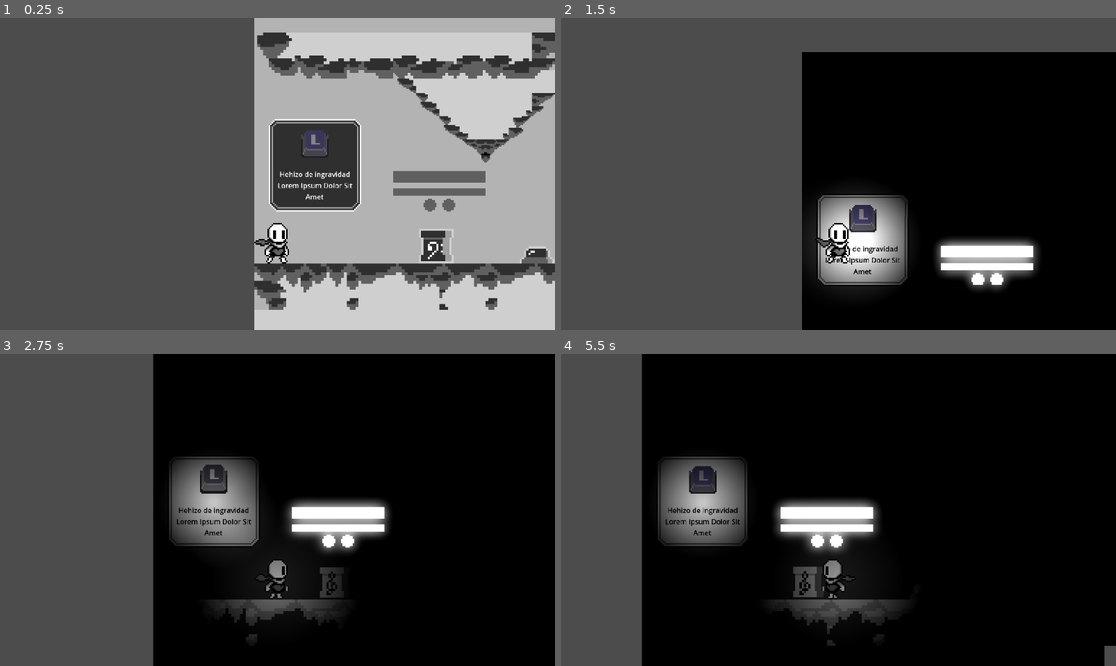
Above: before the commit, frames 1-4 (two rows, left to right).
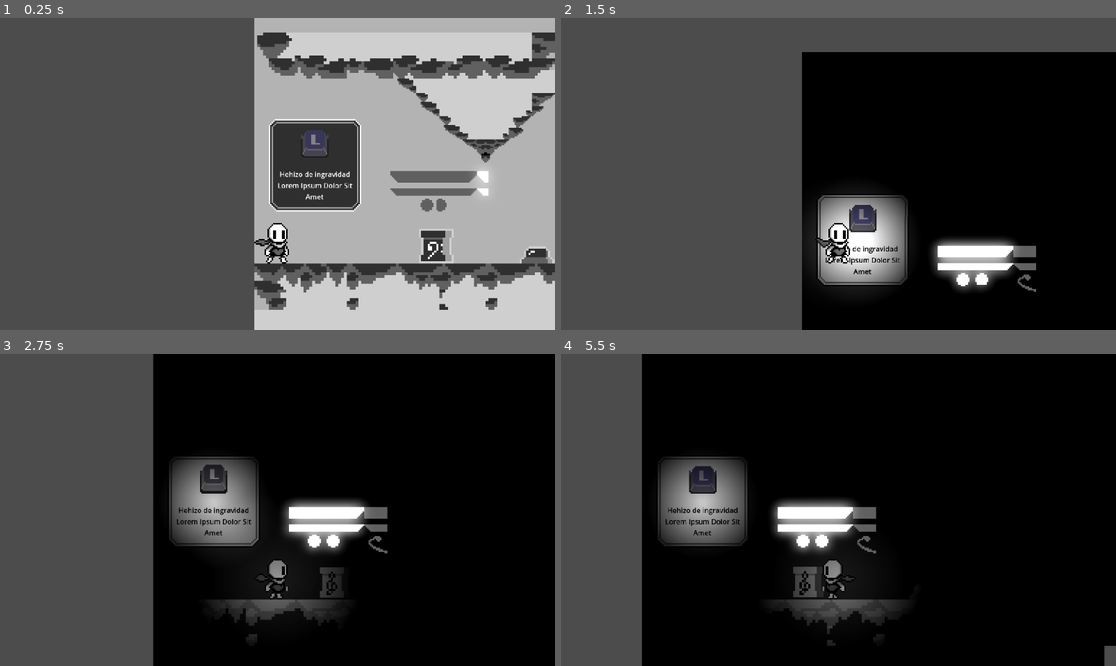
Above: after the commit, the same moments.

Repository: R2d2cruz/4d4hGame
Game: Godot game, scene res://scenes/worlds/mundo.tscn
Same seed, same stepped clock (60 frames per second), same inputs: the game is played once before the commit and once after it.
Inputs:
- Up to frame 1 (0.25 s): no input
- Up to frame 2 (1.5 s): tap Enter (ui_accept) at 0.5, 0.77 s; hold Right (right) 0.53-1.28 s; tap L (gravity_world) at 0.6 s; hold A (left) from 1.28 s (still down); tap K (toggle_world) at 1.35 s
- Up to frame 3 (2.75 s): tap Enter (ui_accept) at 1.52 s; release A (left) at 2.03 s; hold Right (right) from 2.03 s (still down); tap L (gravity_world) at 2.1 s
- Up to frame 4 (5.5 s): tap K (toggle_world) at 2.85, 4.35 s; tap Enter (ui_accept) at 3.02, 3.77, 4.52 s; release Right (right) at 3.53 s; hold A (left) from 3.53 s (still down); tap L (gravity_world) at 3.6, 5.1 s

The runs differ from the first frame. In frame 1, 0.4% of the frame differs, in the area x 70-89%, y 48-63%; in frame 2, 1.3%; in frame 3, 1.3%, in the area x 51-71%, y 46-64%; in frame 4, 1.3%.

Commit message:
change platform textures

Diff:
--- a/4d4h/Scripts/platform_invertible.gd
+++ b/4d4h/Scripts/platform_invertible.gd
@@ -11,11 +11,13 @@
 var frames:= {
 	0: 2,
 	1: 3,
-	6: 10,
-	7: 11,
-	8: 12,
-	9: 13,
-	14: 15,
+	4: 6,
+	5: 7,
+	8: 10,
+	9: 11,
+	12: 14,
+	13: 15,
+	16: 17
 }
 
 # Called when the node enters the scene tree for the first time.
Binary file changed: 4d4h/Assets/platform_sprites.png
